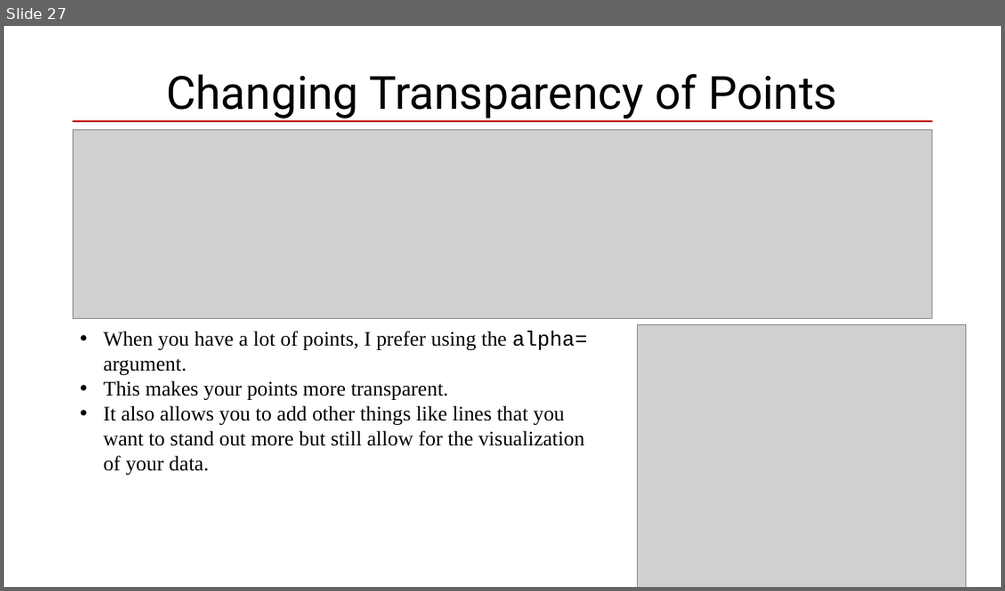
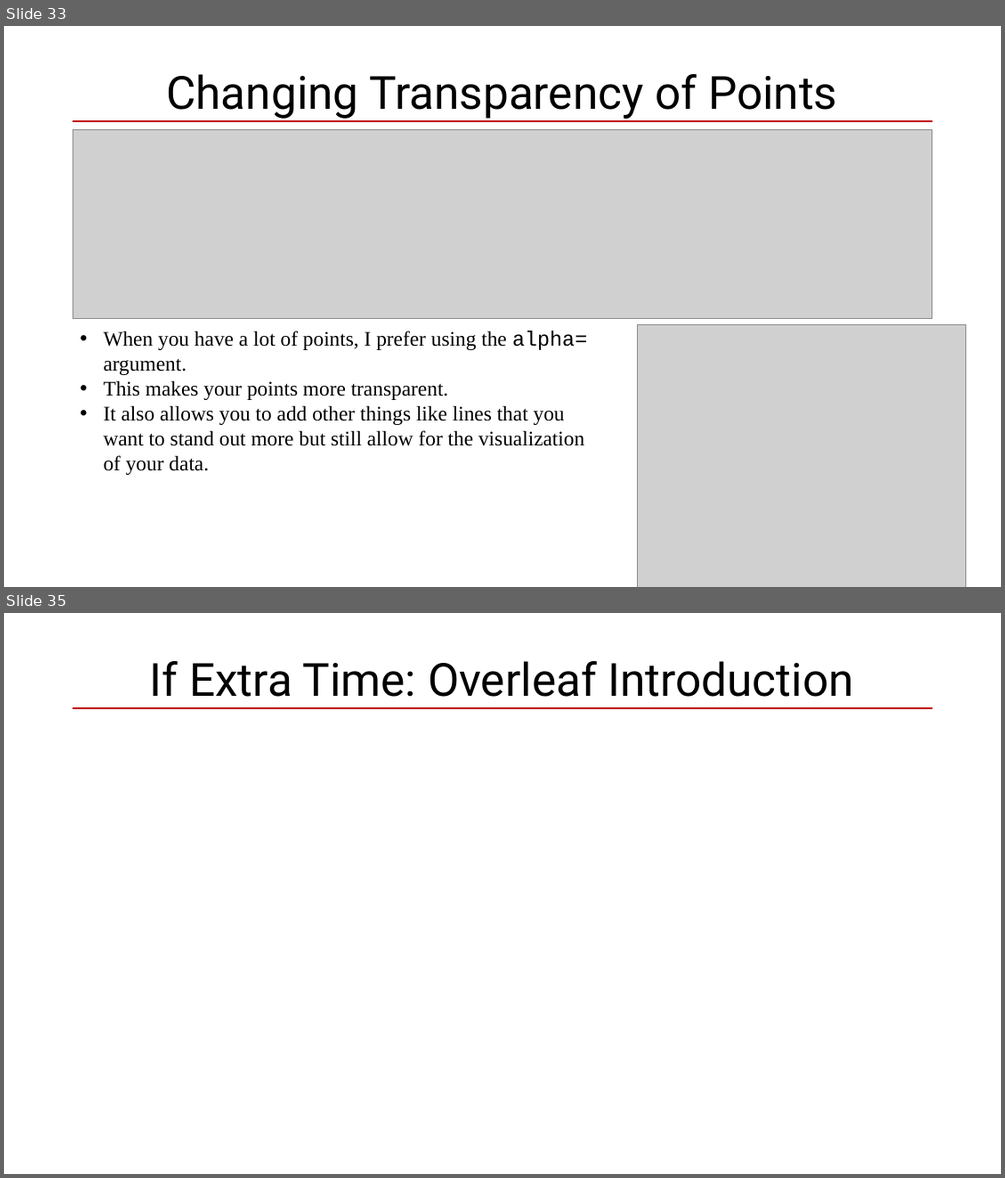
Before and after one commit to taylor-hill23/summer-ri-workshop-quarto, a slide deck: materials/class-slide-day3-powerpoint.pptx. Shown one above the other, each under a label of ours: slide 27 before the commit, slides 33 and 35 after it; the slides between them are not shown. The pictures are 1005x591 and 1005x1178 pixels, drawn with LibreOffice and Linux fonts; fonts in the diff are those of the drawing; grey boxes stand for pictures. Boxes give left, top, right and bottom in pixels: in the first picture for what was removed or moved away, otherwise in the second. Text is boxed around its words. In the diff, an @@ line names an element or a change of style, - is before the commit and + after.

```diff
--- a/materials/class-slide-day3-powerpoint.pptx
+++ b/materials/class-slide-day3-powerpoint.pptx
@@ slide 35 added at <box>4,613,1001,1174</box>, background #FFFFFF @@
@@ title added at <box>150,661,854,697</box>, 44 pt, text #000000 @@
+If Extra Time: Overleaf Introduction
@@ line added from (73, 708) to (933, 708), #C00000 1.5 pt @@
@@ what was slide 27 is now slide 33 @@
```
Also in this commit, not shown: 4 slides changed, 6 other slides added.
